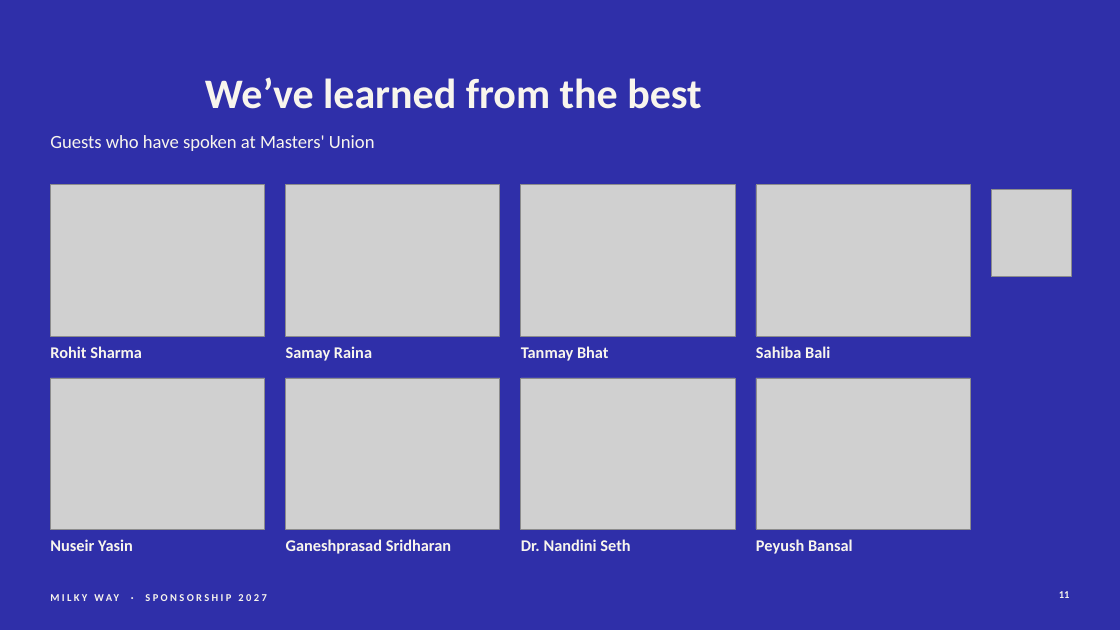
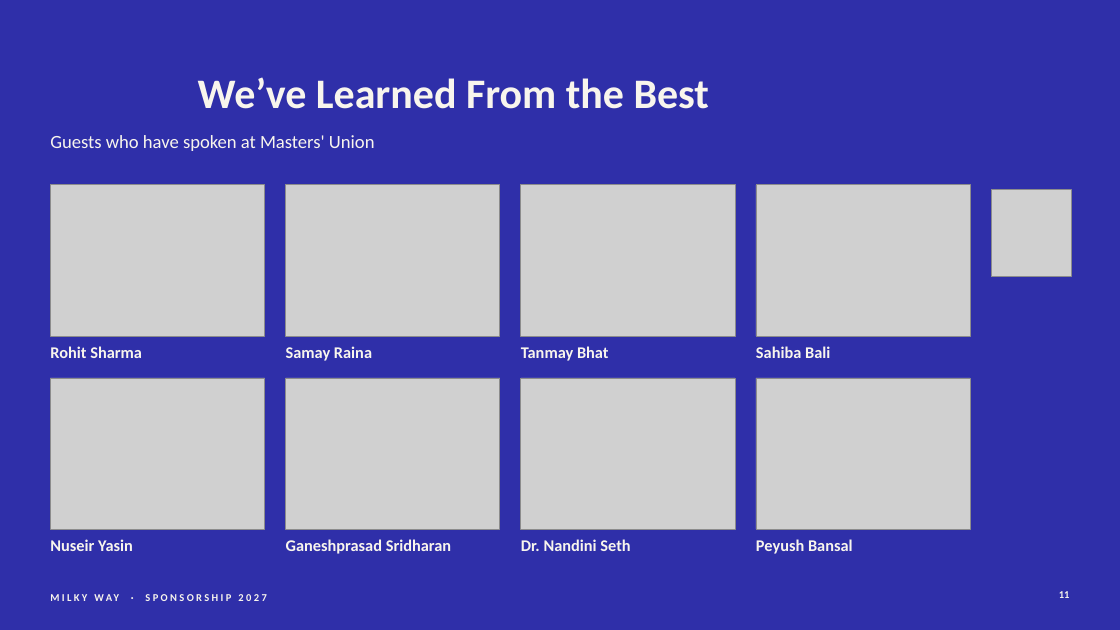
Before and after one commit to adityamittal2103/milkywayspons, a slide deck: slide 11 of deck/Milky-Way-Sponsorship-2027.pptx. Drawn at 1120x630 pixels with LibreOffice and Linux fonts; fonts in the diff are those of the drawing; grey boxes stand for pictures. Boxes give left, top, right and bottom in pixels: in the first picture for what was removed or moved away, otherwise in the second. Text is boxed around its words. In the diff, an @@ line names an element or a change of style, - is before the commit and + after.

```diff
--- a/deck/Milky-Way-Sponsorship-2027.pptx
+++ b/deck/Milky-Way-Sponsorship-2027.pptx
@@ title at (198,77,709,109): text changed @@
-We’ve learned from the best
+We’ve Learned From the Best
```
Also in this commit, not shown: 14 other slides changed, 1 slide added, 2 slides removed, 30 other files.
